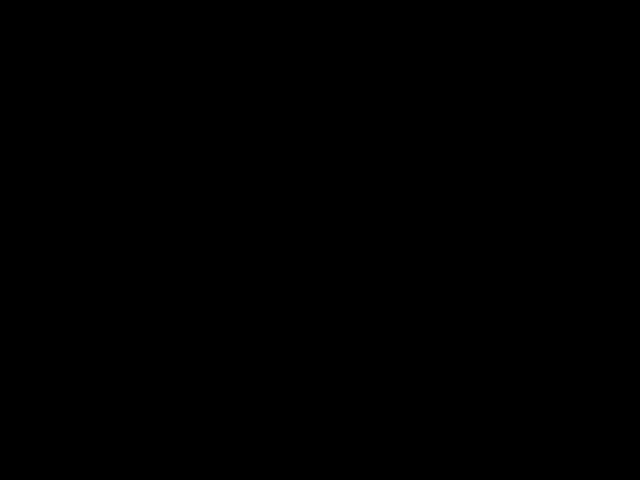
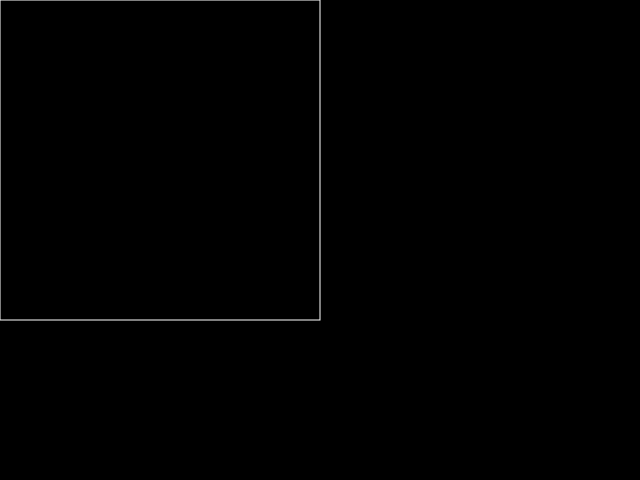
Before/after of a 640px x 480px layered artwork. What changed in the layer stack:
painted on "Background" over [0, 0, 321, 321]
